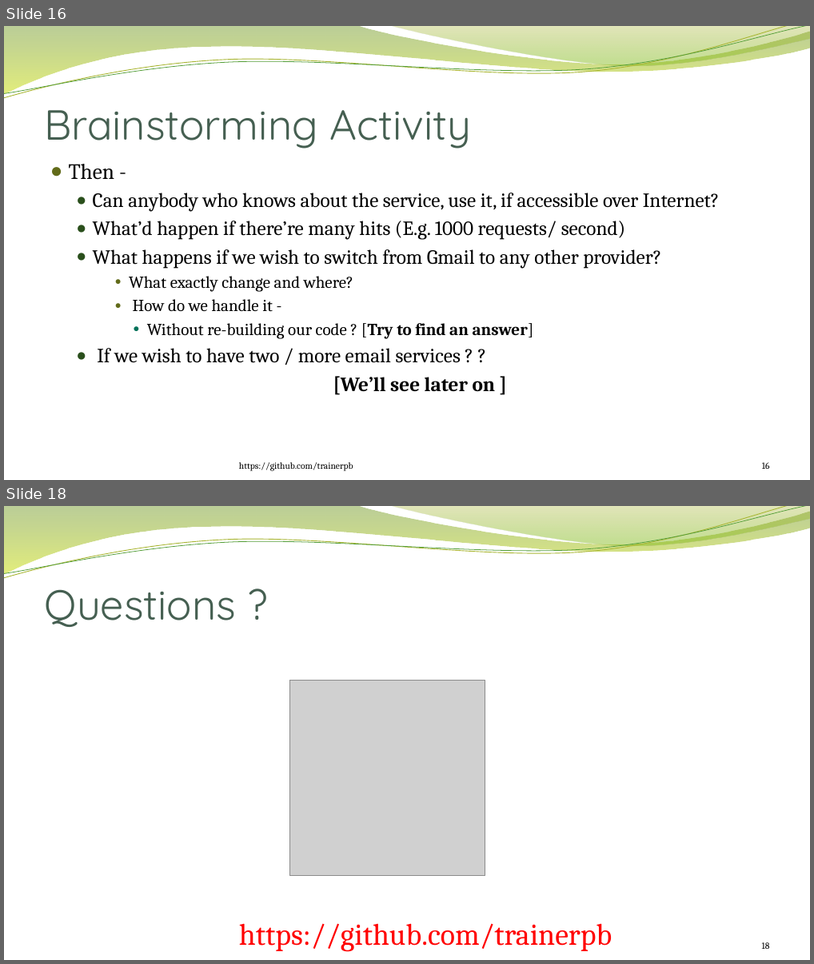
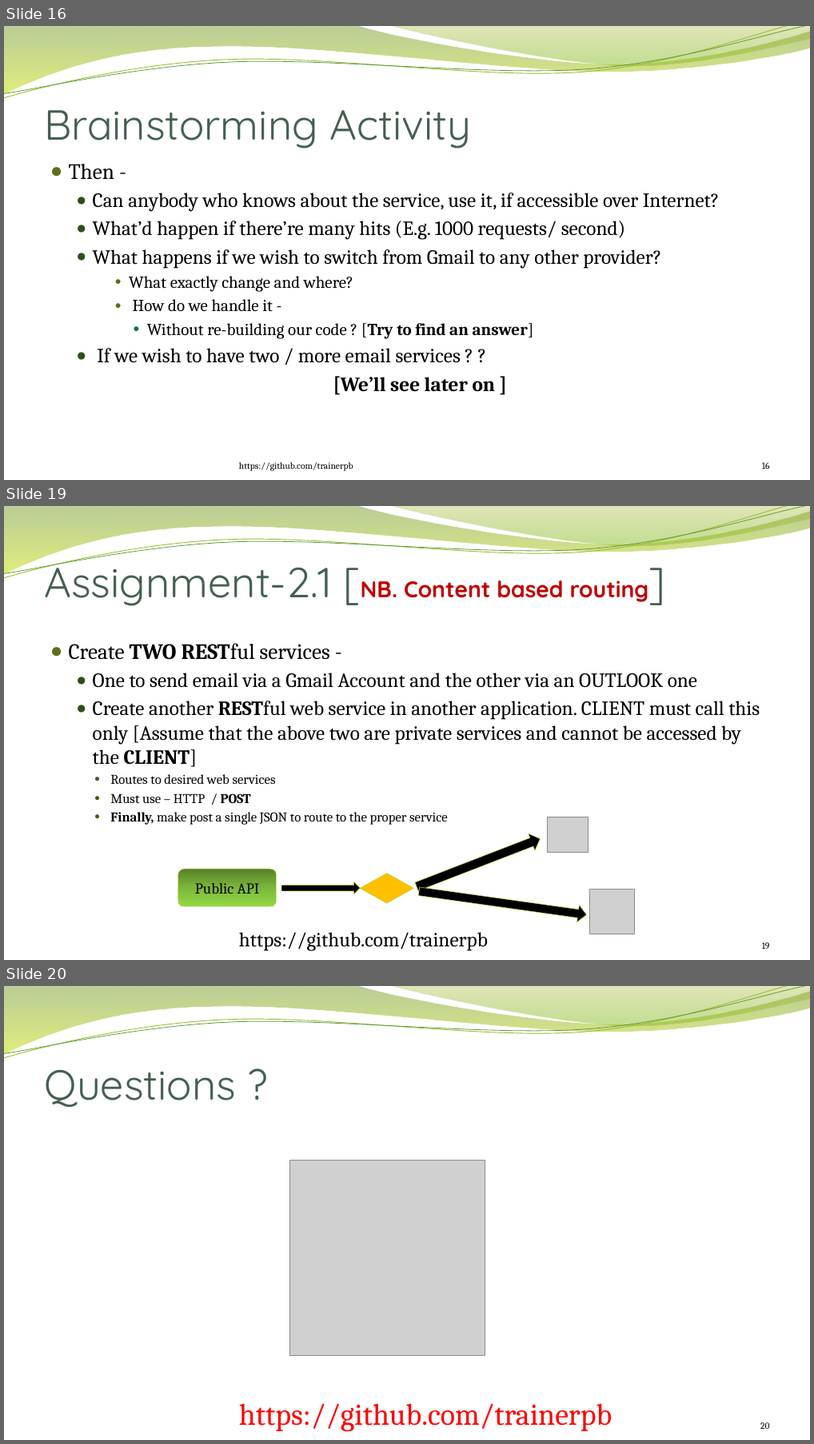
Before and after one commit to trainerpb/training, a slide deck: Email via Spring.pptx. Shown one above the other, each under a label of ours: slides 16 and 18 before the commit, slides 16, 19 and 20 after it; the slides between them are not shown. The pictures are 814x964 and 814x1444 pixels, drawn with LibreOffice and Linux fonts; fonts in the diff are those of the drawing; grey boxes stand for pictures; background and template pictures are left out. Boxes give left, top, right and bottom in pixels: in the first picture for what was removed or moved away, otherwise in the second. Text is boxed around its words. In the diff, an @@ line names an element or a change of style, - is before the commit and + after.

```diff
--- a/Email via Spring.pptx
+++ b/Email via Spring.pptx
@@ slide 19 added at box(4, 506, 810, 960), background picture (left out); not listed: 4 template elements that a slide beside it also shows @@
@@ title added at box(44, 553, 650, 606), 27 pt, text #C00000, bold @@
+Assignment-2.1 [NB. Content based routing]
@@ text added at box(69, 643, 760, 824), 24 pt, text #000000 @@
+● Create TWO RESTful services -
+  ● One to send email via a Gmail Account and the other via an OUTLOOK one
+  ● Create another RESTful web service in another application. CLIENT must call this only [Assume that the above two are private services and cannot be accessed by the CLIENT]
+    ● Routes to desired web services
+    ● Must use – HTTP / POST
+    ● Finally, make post a single JSON to route to the proper service
@@ picture added at box(548, 816, 588, 852) @@
@@ right arrow added at box(414, 830, 544, 895), fill #000000, outline #C0CF3A 0.5 pt @@
@@ rounded rectangle added at box(178, 868, 277, 906), fill gradient #57812A to #7BB73B to #92DA46, outline #C0CF3A 0.5 pt, 18 pt, text #000000 @@
+Public API
@@ right arrow added at box(282, 882, 360, 894), fill #000000, outline #C0CF3A 0.5 pt @@
@@ diamond added at box(360, 873, 414, 904), fill #FFC000, outline #C0CF3A 0.5 pt @@
@@ right arrow added at box(418, 883, 588, 923), fill #000000, outline #C0CF3A 0.5 pt @@
@@ picture added at box(590, 888, 634, 933) @@
@@ text added at box(239, 932, 488, 951), 24 pt, text #000000 @@
+https://github.com/trainerpb
@@ page number added at box(762, 942, 770, 948), 11 pt, text #000000 @@
+19
@@ what was slide 18 is now slide 20 @@
@@ page number at box(761, 1422, 770, 1428): text changed @@
-18
+20
```
Also in this commit, not shown: 1 slide changed, 1 other slide added.
